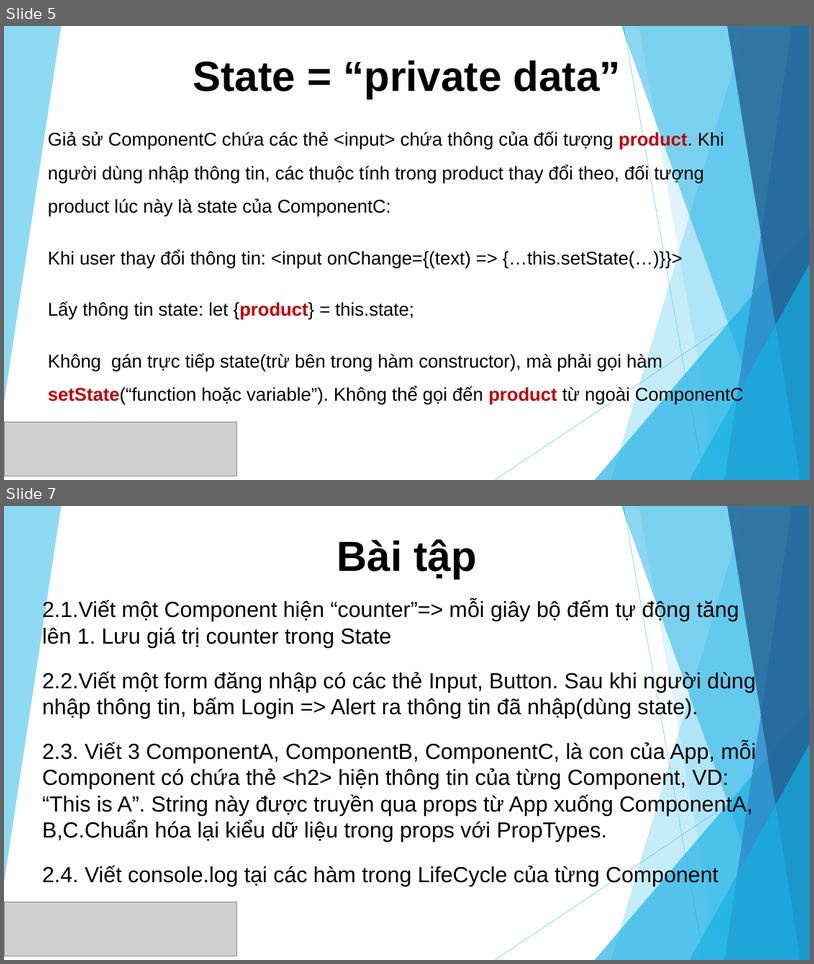
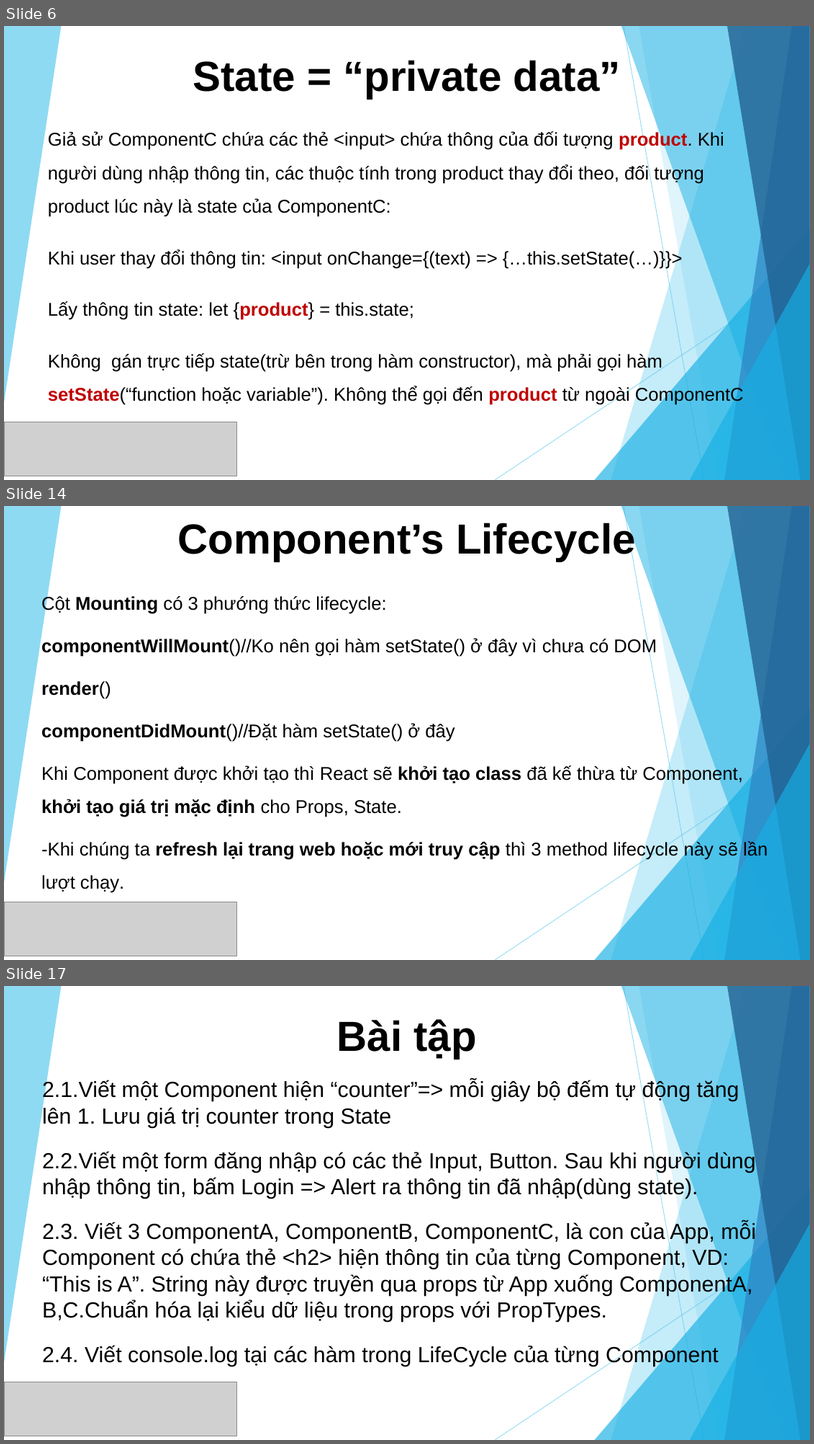
Before and after one commit to sunlight3d/CecomtechReactJST03-2019, a slide deck: Phần 2-Component.pptx. Shown one above the other, each under a label of ours: slides 5 and 7 before the commit, slides 6, 14 and 17 after it; the slides between them are not shown. The pictures are 814x964 and 814x1444 pixels, drawn with LibreOffice and Linux fonts; fonts in the diff are those of the drawing; grey boxes stand for pictures. Boxes give left, top, right and bottom in pixels: in the first picture for what was removed or moved away, otherwise in the second. Text is boxed around its words. In the diff, an @@ line names an element or a change of style, - is before the commit and + after.

```diff
--- a/Phần 2-Component.pptx
+++ b/Phần 2-Component.pptx
@@ slide 14 added at (4,506,810,960), background #FFFFFF; not listed: 10 template elements that a slide beside it also shows @@
@@ title added at (178,520,636,561), 50 pt, text #000000, bold @@
+Component’s Lifecycle
@@ subtitle added at (41,595,768,893), 22 pt, text #000000 @@
+Cột Mounting có 3 phướng thức lifecycle:
+componentWillMount()//Ko nên gọi hàm setState() ở đây vì chưa có DOM
+render()
+componentDidMount()//Đặt hàm setState() ở đây
+Khi Component được khởi tạo thì React sẽ khởi tạo class đã kế thừa từ Component, khởi tạo giá trị mặc định cho Props, State.
+-Khi chúng ta refresh lại trang web hoặc mới truy cập thì 3 method lifecycle này sẽ lần lượt chạy.
@@ picture added at (4,901,237,955) @@
@@ what was slide 5 is now slide 6 @@
@@ what was slide 7 is now slide 17 @@
```
Also in this commit, not shown: 4 slides changed, 9 other slides added.
